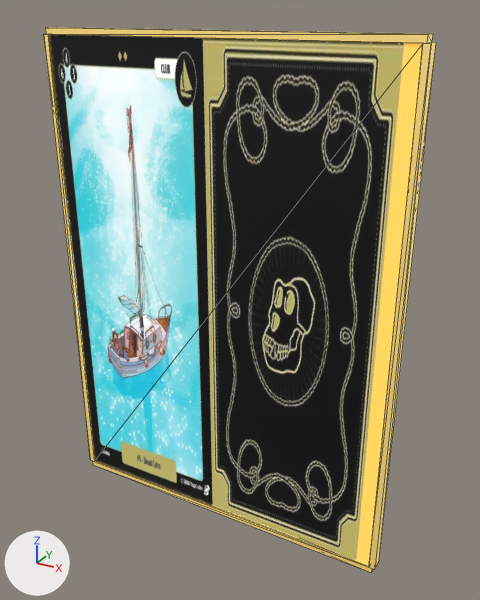
Renders of the glTF model gc_005.glb from each side of a commit.
Rendered twice from a 50 mm camera at (0.625, -1.043, 0.547) aimed at (0.037, 0.026, 0.012). Lighting does not change. The marker at lower left points along +X, +Y and +Z. The first picture is the older version. Mesh edges are drawn as thin lines. Vertices at exactly the same position are counted once.

Objects in the first picture: 'spire'.
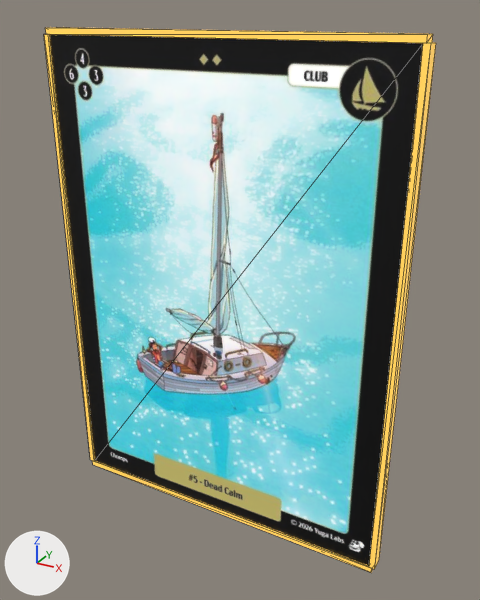
Where the change shows, as pixel boxes [x1, y1, x2, y2] in the pictures (480 x 600 px; the box of a moved part takes in the faces that stretch with it):
part 1 of me_spire, moved or reshaped: [48, 27, 436, 572] in both
part 2 of me_spire, recoloured: [50, 34, 423, 566] in both
part 3 of me_spire, recoloured: [44, 28, 431, 572] in both

The change, as a diff of the scene's bpy script:
```diff
--- a/gc_005.glb.py
+++ b/gc_005.glb.py
@@ mat_card @@
+mat_card = bpy.data.materials.new('card')
+# uses the picture img_image_0
@@ me_spire @@
 me_spire.from_pydata(...)  # 40 vertices, 52 faces; spans x -0.372..0.372, y -0.015..0.015, z -0.512..0.512
 # used by ob_spire; location = (0.0, 0.0, 0.0)
-me_spire.materials.append(mat_back)
+# me_spire part 1
+# 24 faces are deleted
+# 24 new faces join them
+# me_spire part 2: 2 faces spanning x -0.36..0.36, y -0.012, z -0.5..0.5 switch from mat_front to mat_card
+# me_spire part 3: 24 faces spanning x -0.372..0.372, y -0.015..0.015, z -0.512..0.512 switch from mat_rim (yellow #ffe7a0, glowing yellow #bca050) to mat_card
```
